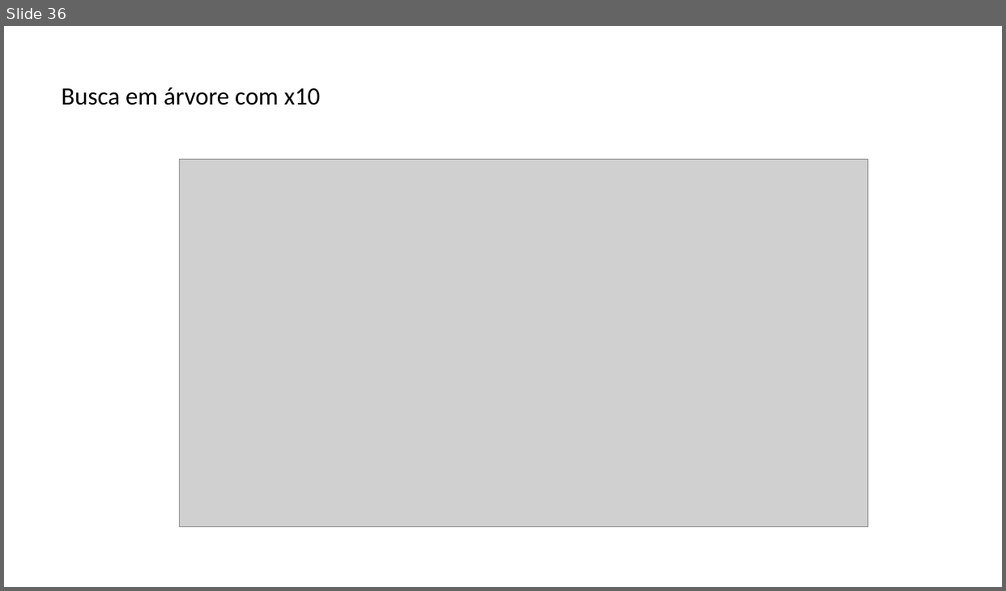
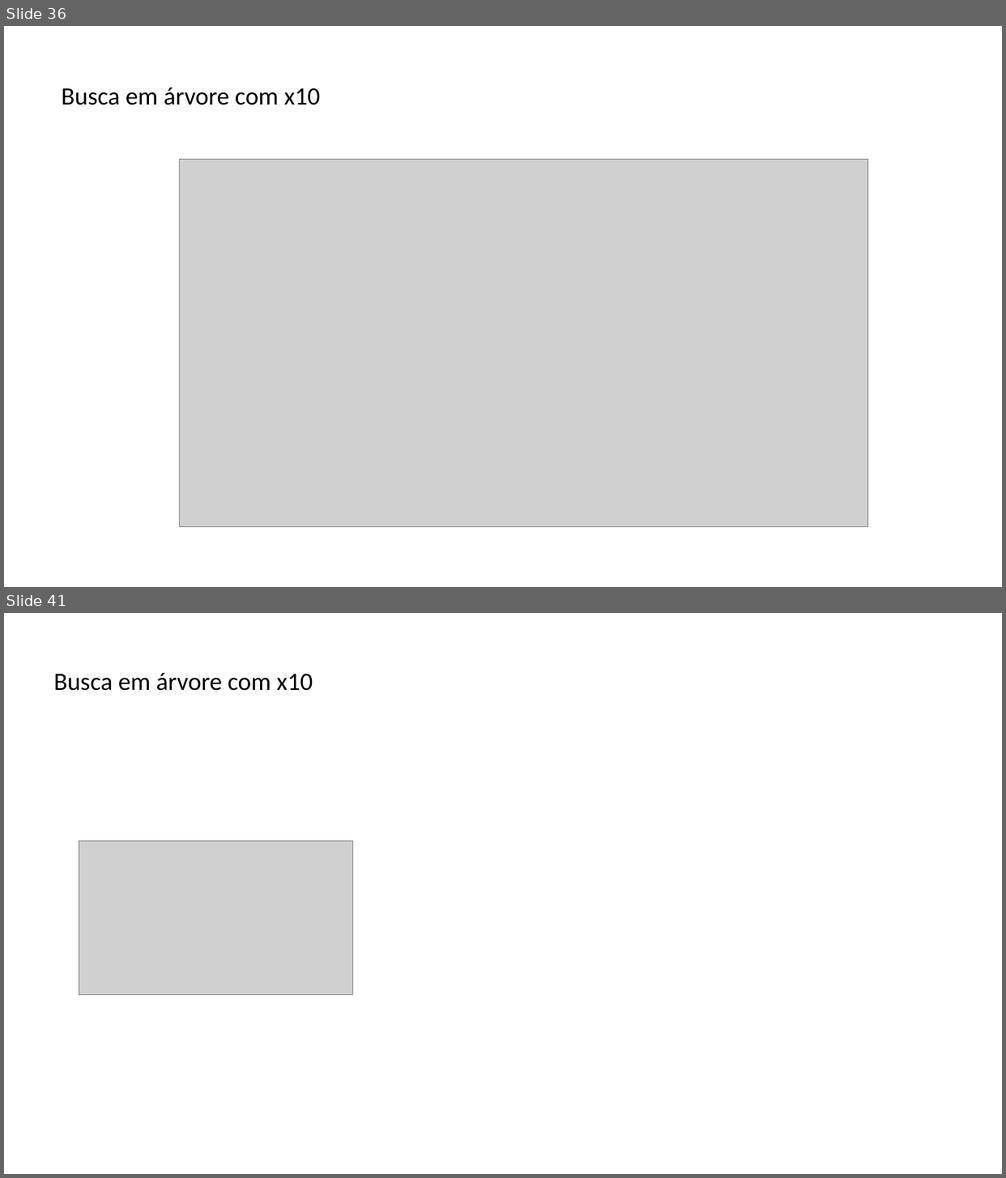
Before and after one commit to lquatrin/inf2591, a slide deck: x10.pptx. Shown one above the other, each under a label of ours: slide 36 before the commit, slides 36 and 41 after it; the slides between them are not shown. The pictures are 1006x591 and 1006x1178 pixels, drawn with LibreOffice and Linux fonts; fonts in the diff are those of the drawing; grey boxes stand for pictures. Boxes give left, top, right and bottom in pixels: in the first picture for what was removed or moved away, otherwise in the second. Text is boxed around its words. In the diff, an @@ line names an element or a change of style, - is before the commit and + after.

```diff
--- a/x10.pptx
+++ b/x10.pptx
@@ slide 41 added at (4,613,1002,1174), background #FFFFFF @@
@@ text added at (54,673,313,691), 24 pt, text #000000 @@
+Busca em árvore com x10
@@ picture added at (79,841,354,995) @@
```
Also in this commit, not shown: 13 slides changed, 7 other slides added, 3 slides removed, 1 other file.
